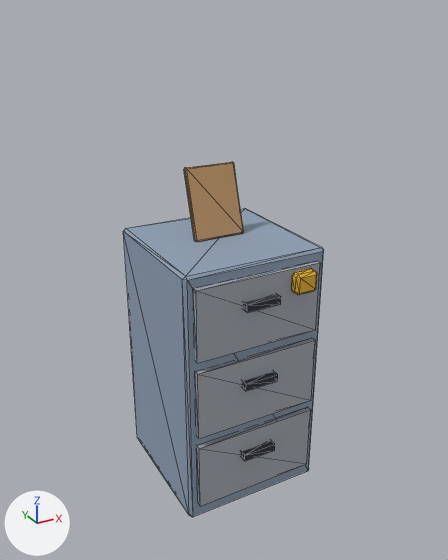
Renders of the glTF model public/models/delegation_p2_4.glb from each side of a commit.
One viewpoint serves both versions: a 50 mm camera at (-0.929, -1.679, 1.601) aimed at (-0.046, -0.074, 0.798). Arrows for +X, +Y and +Z are at lower left; the lights stay in place. The first picture is the older version. Mesh edges are drawn as thin lines. Where no turn or scale is listed for an object, it has been applied to the vertices. Vertices at exactly the same position are counted once.

In view in the first picture: 'delegation_p2_4_mesh'.
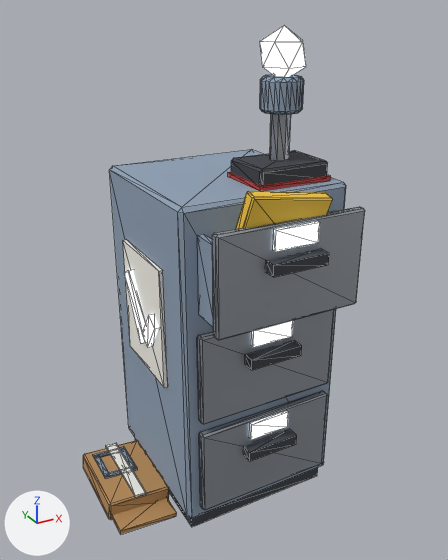
Boxes [x1, y1, x2, y2] around the edits, measured in the pictures (448 x 560 px; the box of a moved part takes in the faces that stretch with it):
'delegation_p2_4_mesh', reshaped (40% wider, 43% taller): before [123, 162, 324, 517]; after [83, 26, 365, 534]
part 1 of me_delegation_p2_4_mesh, added: after [135, 439, 318, 527]
part 2 of me_delegation_p2_4_mesh, added: after [244, 430, 297, 461]
part 3 of me_delegation_p2_4_mesh, added: after [246, 341, 302, 370]
part 4 of me_delegation_p2_4_mesh, added: after [266, 249, 329, 277]
part 5 of me_delegation_p2_4_mesh, moved or reshaped: before [123, 208, 324, 517]; after [110, 150, 346, 518]
part 6 of me_delegation_p2_4_mesh, added: after [197, 234, 213, 327]
part 7 of me_delegation_p2_4_mesh, moved or reshaped: before [242, 441, 275, 461]; after [94, 455, 109, 477]
part 8 of me_delegation_p2_4_mesh, moved or reshaped: before [243, 372, 278, 391]; after [120, 448, 136, 468]
part 9 of me_delegation_p2_4_mesh, added: after [270, 114, 291, 161]
part 10 of me_delegation_p2_4_mesh, added (pale blue): after [250, 410, 288, 440]
part 11 of me_delegation_p2_4_mesh, added (pale blue): after [252, 320, 293, 347]
part 12 of me_delegation_p2_4_mesh, added (pale blue): after [273, 221, 320, 252]
part 13 of me_delegation_p2_4_mesh, added (pale blue): after [260, 26, 306, 77]
part 14 of me_delegation_p2_4_mesh, added: after [123, 240, 168, 388]
part 15 of me_delegation_p2_4_mesh, added (red): after [228, 172, 331, 191]
part 16 of me_delegation_p2_4_mesh, deleted: before [184, 162, 320, 506]
part 17 of me_delegation_p2_4_mesh, added: after [83, 75, 365, 534]

Patch to the scene script:
```diff
--- a/public/models/delegation_p2_4.glb.py
+++ b/public/models/delegation_p2_4.glb.py
@@ me_delegation_p2_4_mesh @@
-me_delegation_p2_4_mesh.from_pydata(...)  # 120 vertices, 204 faces; spans x -0.25..0.25, y -0.26..0.29, z 0.0..1.131
+me_delegation_p2_4_mesh.from_pydata(...)  # 468 vertices, 796 faces; spans x -0.499..0.292, y -0.425..0.32, z 0.0..1.555
+# me_delegation_p2_4_mesh part 1: a new loose piece, a box spanning x -0.26..0.26, y -0.24..0.28, z 0.0..0.05, in mat_charcoal_r0_85_m0_0_e0_0 (dark grey #3b3f46)
+# me_delegation_p2_4_mesh part 2: a new loose piece, a box spanning x -0.09..0.09, y -0.325..-0.285, z 0.27..0.305, in mat_charcoal_r0_85_m0_0_e0_0 (dark grey #3b3f46)
+# me_delegation_p2_4_mesh part 3: a new loose piece, a box spanning x -0.09..0.09, y -0.325..-0.285, z 0.61..0.645, in mat_charcoal_r0_85_m0_0_e0_0 (dark grey #3b3f46)
+# me_delegation_p2_4_mesh part 4: a new loose piece, a box spanning x -0.09..0.09, y -0.425..-0.385, z 0.95..0.985, in mat_charcoal_r0_85_m0_0_e0_0 (dark grey #3b3f46)
+# me_delegation_p2_4_mesh part 5: the loose piece of 24 vertices spanning x -0.25..0.25, y -0.21..0.29, z 0.0..0.9 is scaled about its middle by (1.12, 1.12, 1.19), then moved by (0.0, -0.02, 0.135)
+# me_delegation_p2_4_mesh part 6: a new loose piece, a box spanning x -0.23..-0.21, y -0.36..-0.26, z 0.8..1.04, in mat_8fa0b4_r0_85_m0_0_e0_0 (greyish blue #8fa0b4)
+# me_delegation_p2_4_mesh part 7: the loose piece of 8 vertices spanning x -0.06..0.06, y -0.245..-0.215, z 0.2..0.225 is scaled about its middle by (0.166, 4, 0.239), then moved by (-0.454, 0.33, -0.126), in mat_8fa0b4_r0_85_m0_0_e0_0 (greyish blue #8fa0b4)
+# me_delegation_p2_4_mesh part 8: the loose piece of 8 vertices spanning x -0.06..0.06, y -0.245..-0.215, z 0.48..0.505 is scaled about its middle by (0.166, 4, 0.239), then moved by (-0.354, 0.33, -0.414), in mat_8fa0b4_r0_85_m0_0_e0_0 (greyish blue #8fa0b4)
+# me_delegation_p2_4_mesh part 9: a new loose piece, an 8-sided cylinder along z spanning x 0.09..0.15, y -0.15..-0.09, z 1.18..1.32, in mat_metal_light_r0_35_m0_6_e0_0 (grey #a7adb5)
+# me_delegation_p2_4_mesh part 10: a new loose piece, a box spanning x -0.07..0.07, y -0.3..-0.288, z 0.33..0.39, in mat_d6e4f2_r0_85_m0_0_e1_4 (pale blue #d6e4f2, glowing pale blue #e2f0ff)
+# me_delegation_p2_4_mesh part 11: a new loose piece, a box spanning x -0.07..0.07, y -0.3..-0.288, z 0.67..0.73, in mat_d6e4f2_r0_85_m0_0_e1_4 (pale blue #d6e4f2, glowing pale blue #e2f0ff)
+# me_delegation_p2_4_mesh part 12: a new loose piece, a box spanning x -0.07..0.07, y -0.4..-0.388, z 1.01..1.07, in mat_d6e4f2_r0_85_m0_0_e1_4 (pale blue #d6e4f2, glowing pale blue #e2f0ff)
+# me_delegation_p2_4_mesh part 13: a new loose piece, an icosphere of 20 faces spanning x 0.053..0.187, y -0.184..-0.056, z 1.405..1.555, in mat_d6e4f2_r0_85_m0_0_e1_4 (pale blue #d6e4f2, glowing pale blue #e2f0ff)
+# me_delegation_p2_4_mesh part 14: a new loose piece, a box spanning x -0.292..-0.28, y -0.13..0.17, z 0.5..0.9, in mat_paper_r0_85_m0_0_e0_0 (white #f6f3ea)
+# me_delegation_p2_4_mesh part 15: a new loose piece, a box spanning x -0.005..0.245, y -0.215..-0.025, z 1.12..1.135, in mat_red_r0_85_m0_0_e0_0 (red #c8423b)
+# me_delegation_p2_4_mesh part 16: 6 loose pieces with 80 vertices, spanning x -0.22..0.22, y -0.26..0.119, z 0.06..1.131, are deleted
+# me_delegation_p2_4_mesh part 17: 264 vertices added at x -0.499..0.24, y -0.393..0.2, z 0.0..1.42
+# other edits to the shape of me_delegation_p2_4_mesh do not show in these pictures
 me_delegation_p2_4_mesh.materials.append(mat_8fa0b4_r0_85_m0_0_e0_0)
-me_delegation_p2_4_mesh.materials.append(mat_metal_light_r0_85_m0_0_e0_0)  # grey #a7adb5
-me_delegation_p2_4_mesh.materials.append(mat_metal_r0_85_m0_8_e0_0)  # dark grey #4a4f57
-me_delegation_p2_4_mesh.materials.append(mat_yellow_r0_85_m0_6_e0_0)  # yellow #f2c641
-me_delegation_p2_4_mesh.materials.append(mat_wood_r0_85_m0_0_e0_0)  # orange #c39a6b
+me_delegation_p2_4_mesh.materials.append(mat_charcoal_r0_85_m0_0_e0_0)  # dark grey #3b3f46
+me_delegation_p2_4_mesh.materials.append(mat_metal_light_r0_35_m0_6_e0_0)  # grey #a7adb5
+me_delegation_p2_4_mesh.materials.append(mat_d6e4f2_r0_85_m0_0_e1_4)  # pale blue #d6e4f2, glowing pale blue #e2f0ff
+me_delegation_p2_4_mesh.materials.append(mat_paper_r0_85_m0_0_e0_0)  # white #f6f3ea
+me_delegation_p2_4_mesh.materials.append(mat_f2c641_r0_85_m0_0_e0_0)  # yellow #f2c641
+me_delegation_p2_4_mesh.materials.append(mat_red_r0_85_m0_0_e0_0)  # red #c8423b
+me_delegation_p2_4_mesh.materials.append(mat_cardboard_r0_85_m0_0_e0_0)  # orange #b98c58
```
